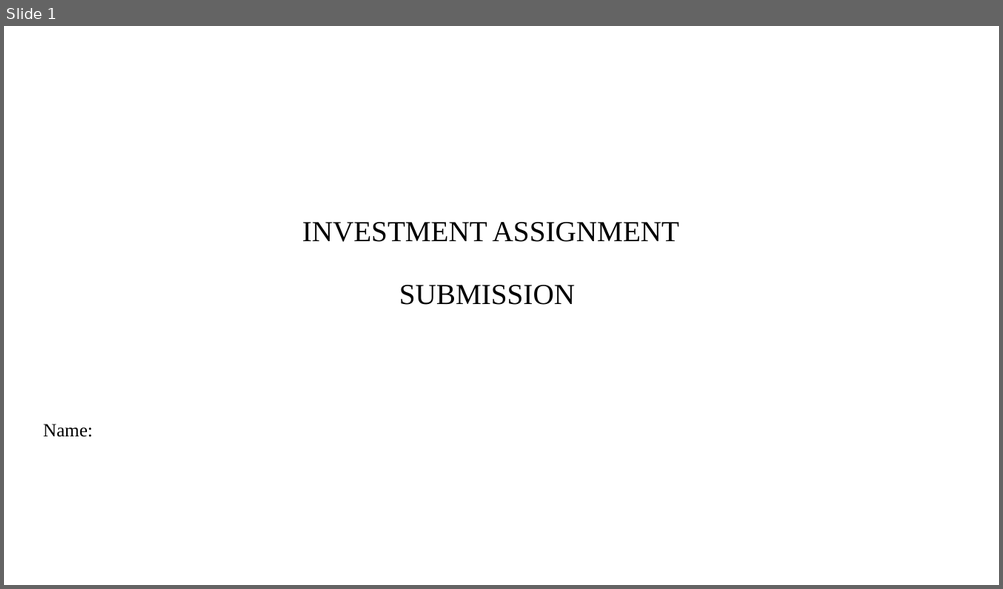
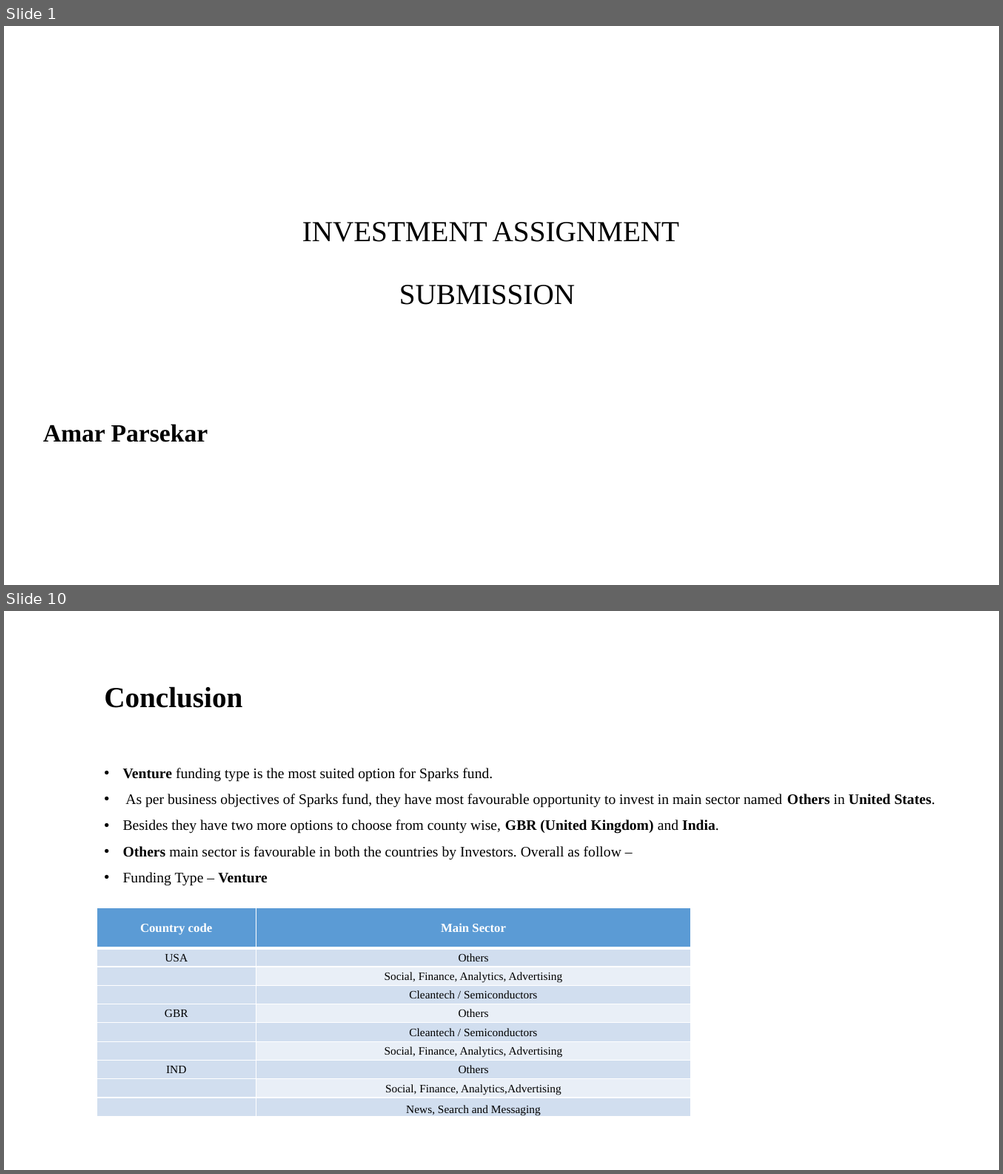
Before and after one commit to Immortal31/assignments, a slide deck: First Assignment/INVEST.pptx. Shown one above the other, each under a label of ours: slide 1 before the commit, slides 1 and 10 after it; the slides between them are not shown. The pictures are 1003x589 and 1003x1174 pixels, drawn with LibreOffice and Linux fonts; fonts in the diff are those of the drawing; background and template pictures are left out. Boxes give left, top, right and bottom in pixels: in the first picture for what was removed or moved away, otherwise in the second. Text is boxed around its words. In the diff, an @@ line names an element or a change of style, - is before the commit and + after.

```diff
--- a/First Assignment/INVEST.pptx
+++ b/First Assignment/INVEST.pptx
@@ slide 10 added at (4, 611, 999, 1170), background #FFFFFF @@
@@ title added at (104, 686, 242, 708), 28 pt, text #000000, bold @@
+Conclusion
@@ text added at (123, 768, 935, 886), 14 pt, text #000000 @@
+• Venture funding type is the most suited option for Sparks fund.
+• As per business objectives of Sparks fund, they have most favourable opportunity to invest in main sector named Others in United States.
+• Besides they have two more options to choose from county wise, GBR (United Kingdom) and India.
+• Others main sector is favourable in both the countries by Investors. Overall as follow –
+• Funding Type – Venture
@@ table added at (96, 908, 691, 1119), 10 rows, 2 columns @@
+Country code | Main Sector
+USA | Others
+ | Social, Finance, Analytics, Advertising
+ | Cleantech / Semiconductors
+GBR | Others
+ | Cleantech / Semiconductors
+ | Social, Finance, Analytics, Advertising
+IND | Others
+ | Social, Finance, Analytics,Advertising
+ | News, Search and Messaging
@@ slide 1 changed as well @@
@@ subtitle at (43, 424, 208, 443): text changed; size 18 to 24 pt; bold on @@
-Name:
+Amar Parsekar
```
Also in this commit, not shown: 3 other slides changed, 5 other slides added, 6 slides removed, 21 other files.
